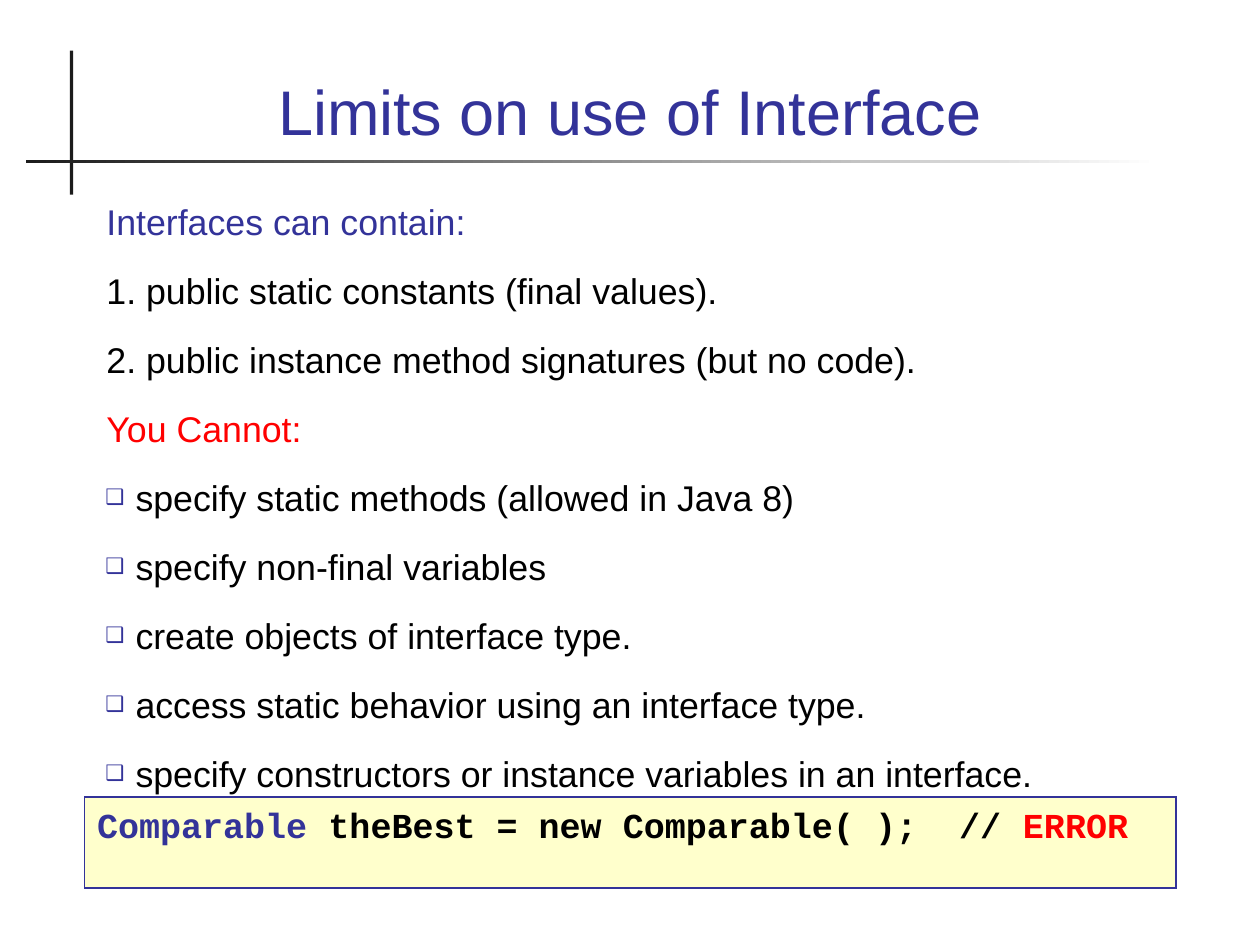
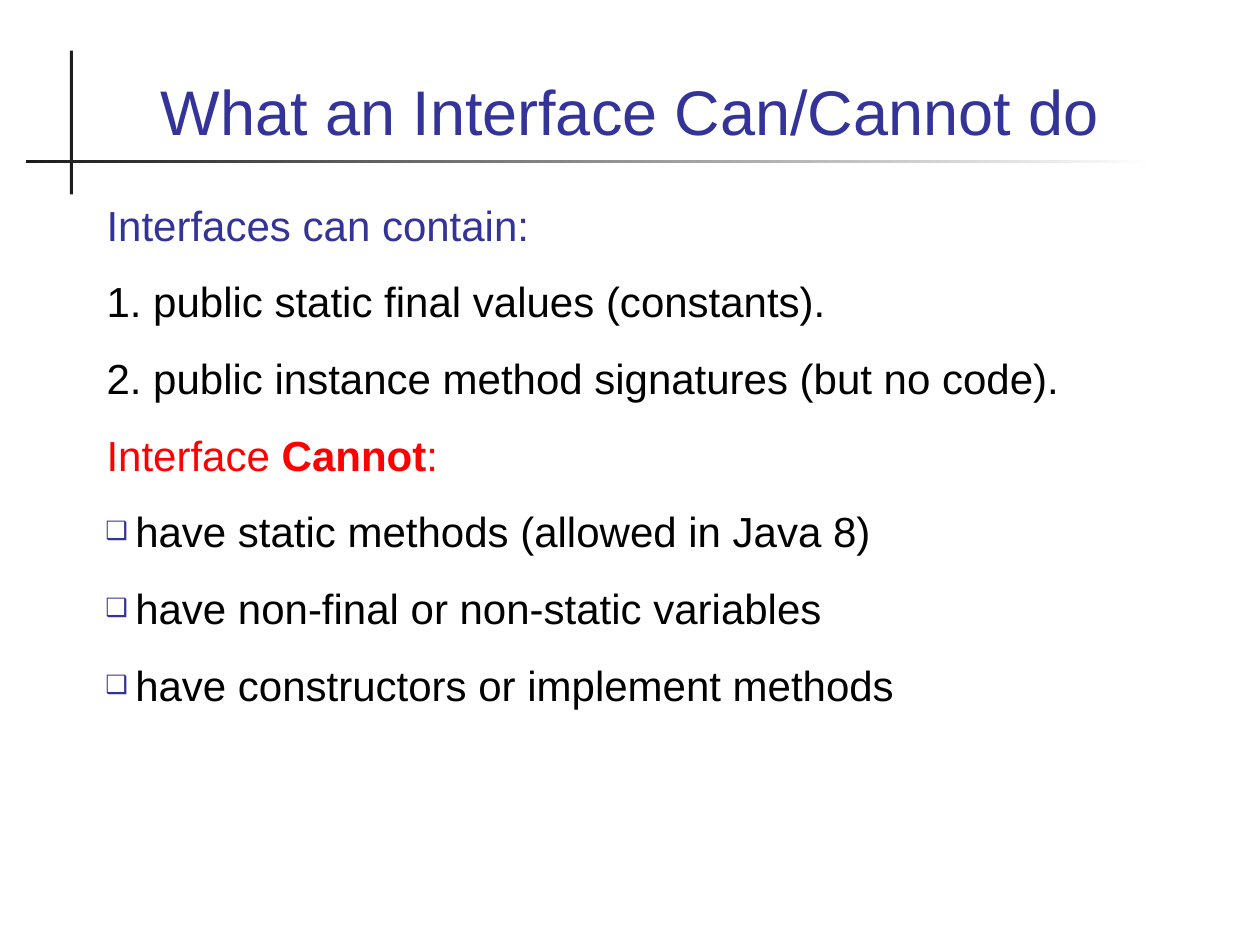
Before and after one commit to skeoop/skeoop.github.io, a slide deck: slide 7 of week2/2-Interfaces.ppt (slide 22 before the commit). Drawn at 1260x945 pixels with LibreOffice and Linux fonts; fonts in the diff are those of the drawing. Boxes give left, top, right and bottom in pixels: in the first picture for what was removed or moved away, otherwise in the second. Text is boxed around its words. In the diff, an @@ line names an element or a change of style, - is before the commit and + after.

Commit message:
update slides on polymorphism and interface

```diff
--- a/week2/2-Interfaces.ppt
+++ b/week2/2-Interfaces.ppt
@@ title at bbox=[161, 89, 1098, 136]: text changed @@
-Limits on use of Interface
+What an Interface Can/Cannot do
@@ text at bbox=[107, 210, 1059, 403]: size 20.4 to 24 pt in "Interfaces can contain:", "2. public instance method signatures (but no ..." @@
@@ text at bbox=[107, 286, 825, 326]: text changed; size 20.4 to 24 pt @@
-1. public static constants (final values).
+1. public static final values (constants).
@@ text at bbox=[107, 440, 894, 709]: text changed; size 20.4 to 24 pt @@
-You Cannot:
-❑ specify static methods (allowed in Java 8)
-❑ specify non-final variables
-❑ create objects of interface type.
-❑ access static behavior using an interface type.
-❑ specify constructors or instance variables in an interface.
+Interface Cannot:
+❑ have static methods (allowed in Java 8)
+❑ have non-final or non-static variables
+❑ have constructors or implement methods
@@ rectangle removed at bbox=[84, 796, 1176, 887] @@
-Comparable theBest = new Comparable( ); // ERROR
```
Also in this commit, not shown: 18 other slides changed, 7 slides added, 1 slide removed, 1 other file.
